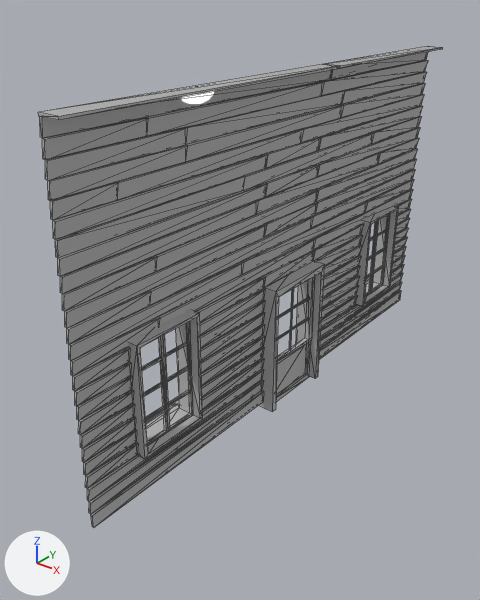
Renders of the FBX model Assets/Models/Props/Architecture/SM_Wood_Exterior_Facade_01.fbx from each side of a commit.
Camera for both pictures: a 50 mm camera at (8.27, -12.01, 9.54) aimed at (-0.47, -1.09, 2.77). Arrows for +X, +Y and +Z are at lower left; the lights stay in place. Mesh edges are drawn as thin lines. Where no turn or scale is listed for an object, it has been applied to the vertices. Vertices at the same position are counted once.

Before the edit, the objects in view are built like this:
```python
me_mesh = bpy.data.meshes.new('Mesh')
me_mesh.from_pydata(...)  # 984 vertices, 1582 faces; spans x -0.48..0.58, y -6.35..6.35, z 0.0..7.85
me_mesh.materials.append(mat_01___default)  # its picture is missing
ob_object012 = bpy.data.objects.new('Object012', me_mesh)
ob_object012.location = (0.0, 0.0, 0.0)
```
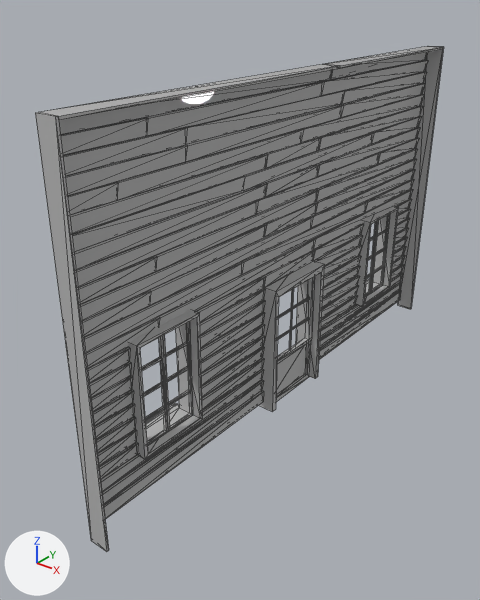
Changed parts and their boxes [x1, y1, x2, y2] in the pictures (480 x 600 px):
'Object012', reshaped: before [38, 46, 443, 528]; after [35, 46, 444, 552]
part 1 of me_mesh, added: after [35, 112, 109, 552]
part 2 of me_mesh, added: after [398, 46, 444, 309]

The change in detail:
Material '02 - Default' (mat_02___default) is new.
Its base color is (0.5, 0.5, 0.5) (grey #bcbcbc).
Its roughness is 0.0.
me_mesh has 984 vertices, 1582 faces and spans x -0.48..0.58, y -6.35..6.35, z 0.0..7.85.
me_mesh is used by ob_object012; location (0.0, 0.0, 0.0).
me_mesh part 1: a new loose piece, a box spanning x 0.132..0.582, y -6.401..-6.35, z -0.147..7.848, in mat_01___default (its picture is missing).
me_mesh part 2: a new loose piece, a box spanning x 0.132..0.582, y 6.35..6.401, z -0.055..7.848, in mat_01___default (its picture is missing).
me_mesh now uses material mat_02___default (grey #bcbcbc).
